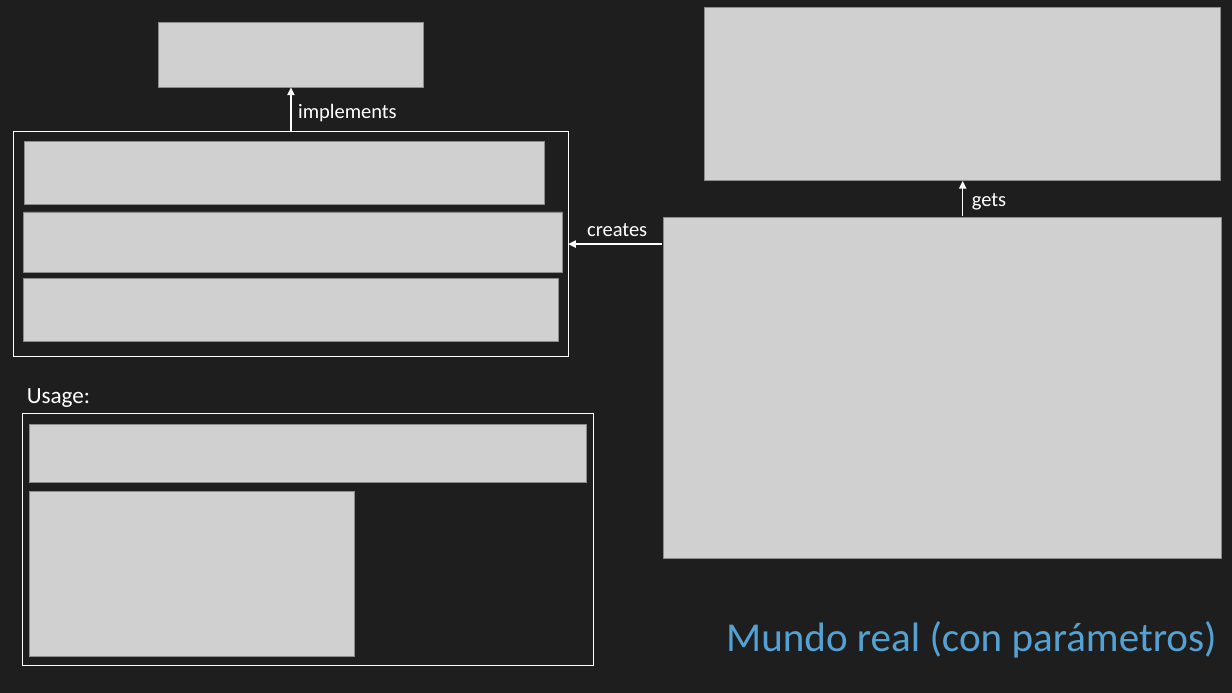
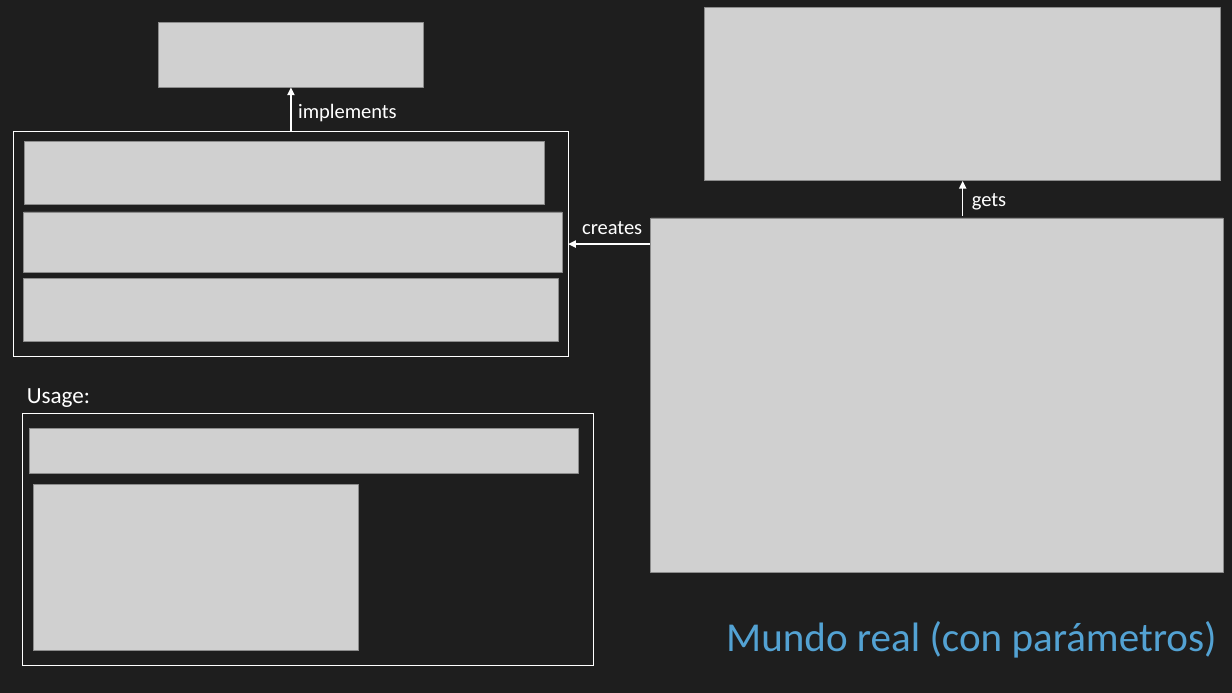
Before and after one commit to cbastos/jsdaycan2019-typescript-patterns, a slide deck: slide 6 of slides/Patrones de diseño con Typescript en el mundo real.pptx. Drawn at 1232x693 pixels with LibreOffice and Linux fonts; fonts in the diff are those of the drawing; grey boxes stand for pictures. Boxes give left, top, right and bottom in pixels: in the first picture for what was removed or moved away, otherwise in the second. Text is boxed around its words. In the diff, an @@ line names an element or a change of style, - is before the commit and + after.

```diff
--- a/slides/Patrones de diseño con Typescript en el mundo real.pptx
+++ b/slides/Patrones de diseño con Typescript en el mundo real.pptx
@@ text "creates": place and size @@
-text "creates" at box(587, 223, 647, 236)
+text "creates" at box(582, 221, 642, 234)
@@ picture: place and size @@
-picture at box(664, 218, 1221, 559)
+picture at box(652, 218, 1224, 573)
@@ picture: place and size @@
-picture at box(30, 424, 587, 482)
+picture at box(30, 429, 579, 474)
@@ picture: place and size @@
-picture at box(30, 491, 355, 657)
+picture at box(33, 485, 359, 652)
```
Also in this commit, not shown: 6 other files.
